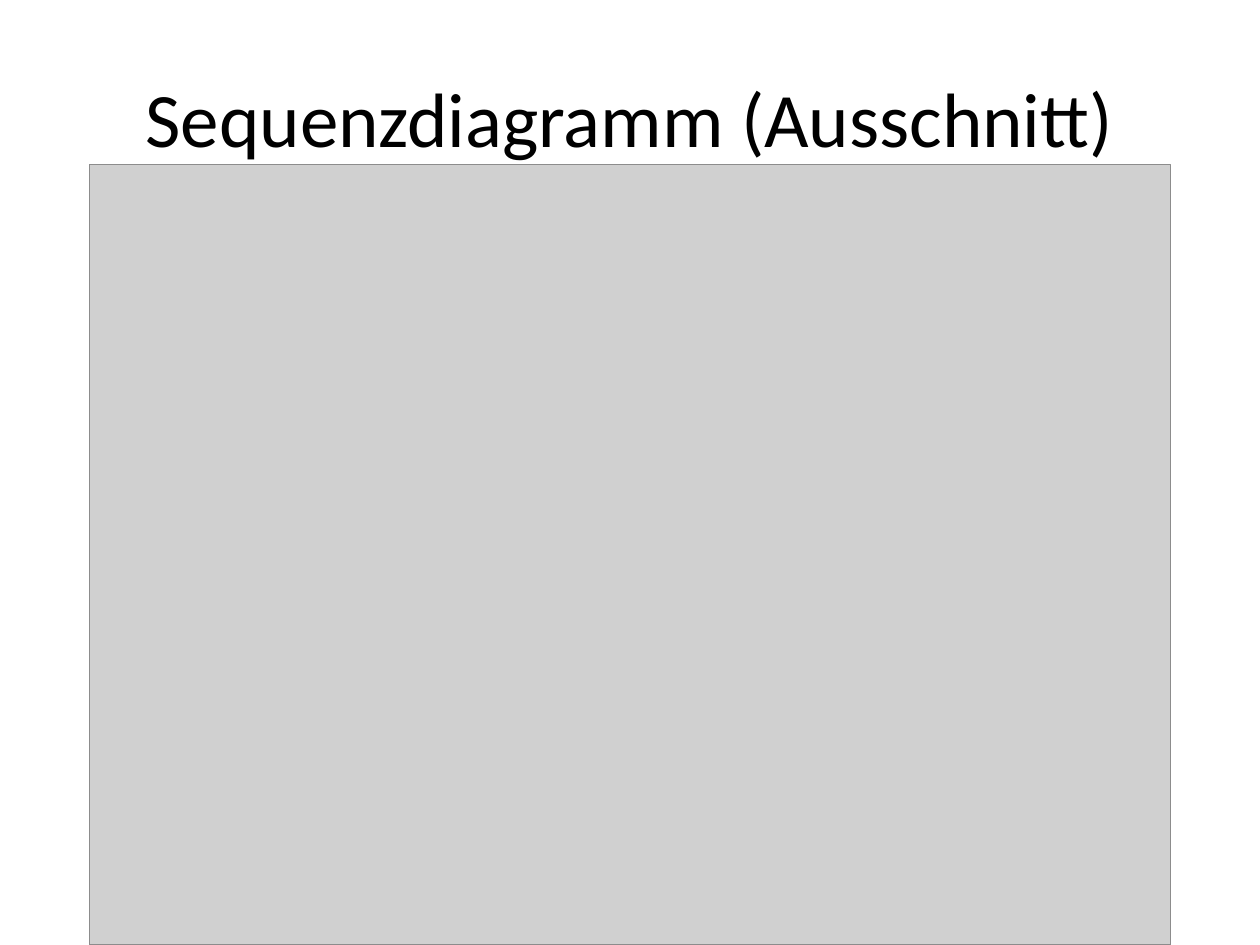
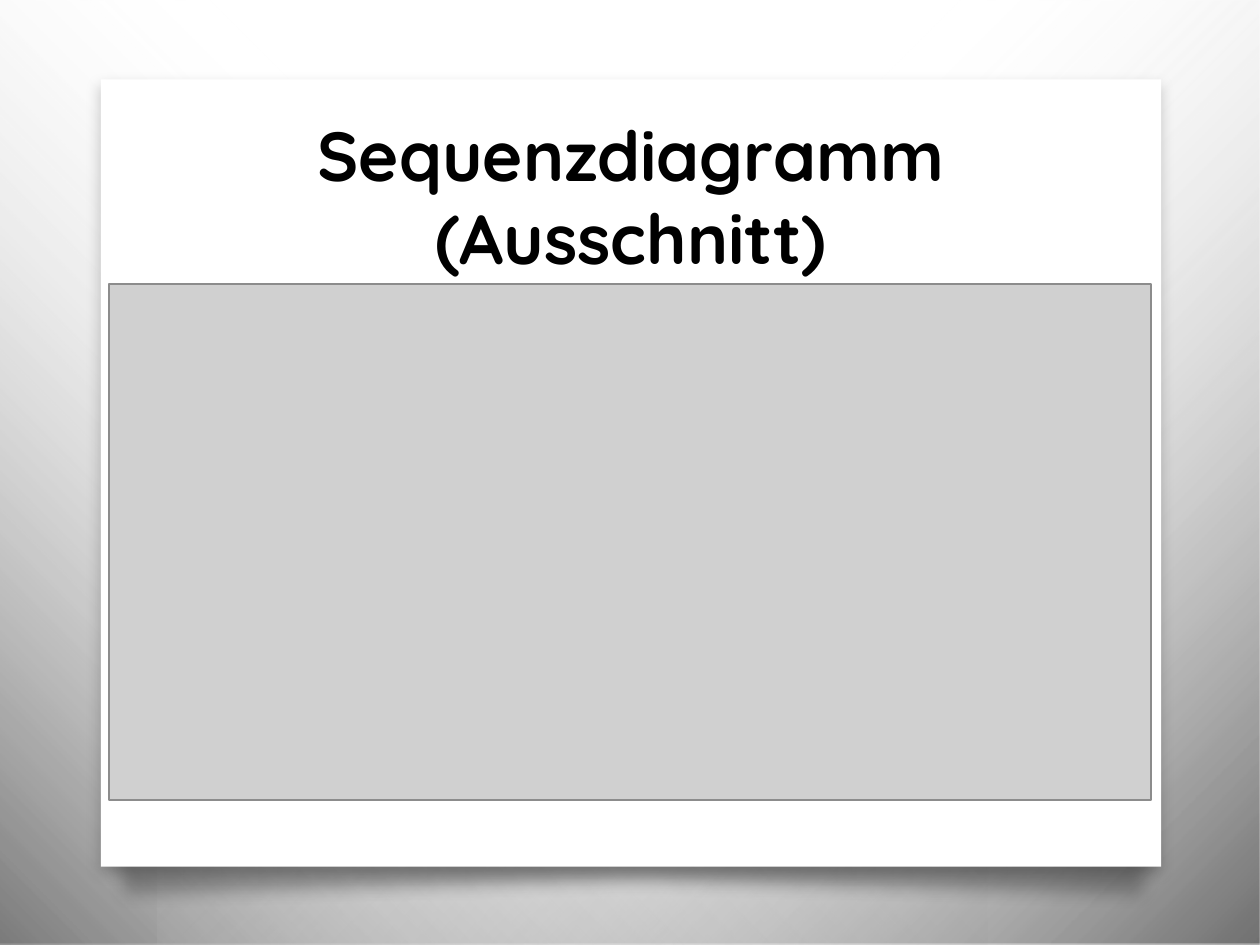
Before and after one commit to Dusty0071/OberstufenProjekt, a slide deck: slide 9 of Präsentation/Präsi_OK.pptx (slide 2 before the commit). Drawn at 1260x945 pixels with LibreOffice and Linux fonts; fonts in the diff are those of the drawing; grey boxes stand for pictures; background and template pictures are left out. Boxes give left, top, right and bottom in pixels: in the first picture for what was removed or moved away, otherwise in the second. Text is boxed around its words. In the diff, an @@ line names an element or a change of style, - is before the commit and + after.

```diff
--- a/Präsentation/Präsi_OK.pptx
+++ b/Präsentation/Präsi_OK.pptx
@@ rectangle added at (x1=0, y1=0, x2=987, y2=945), fill gradient #010101 to #FEFEFE @@
@@ rectangle added at (x1=158, y1=0, x2=1260, y2=945), fill gradient #010101 to #FEFEFE @@
@@ rectangle added at (x1=101, y1=79, x2=1162, y2=867), fill #FFFFFF @@
@@ title "Sequenzdiagramm (Ausschnitt)" moved from (x1=146, y1=91, x2=1113, y2=165) to (x1=318, y1=129, x2=945, y2=277) @@
@@ title "Sequenzdiagramm (Ausschnitt)" at (x1=318, y1=129, x2=945, y2=277): size 44 to 39.6 pt, font Calibri to Quicksand, bold on @@
@@ picture resized from (x1=89, y1=165, x2=1171, y2=945) to (x1=108, y1=284, x2=1150, y2=799) @@
@@ freeform shape added at (x1=87, y1=837, x2=1178, y2=911), fill gradient #010101 @@
```
Also in this commit, not shown: 4 other slides changed, 7 slides added.
